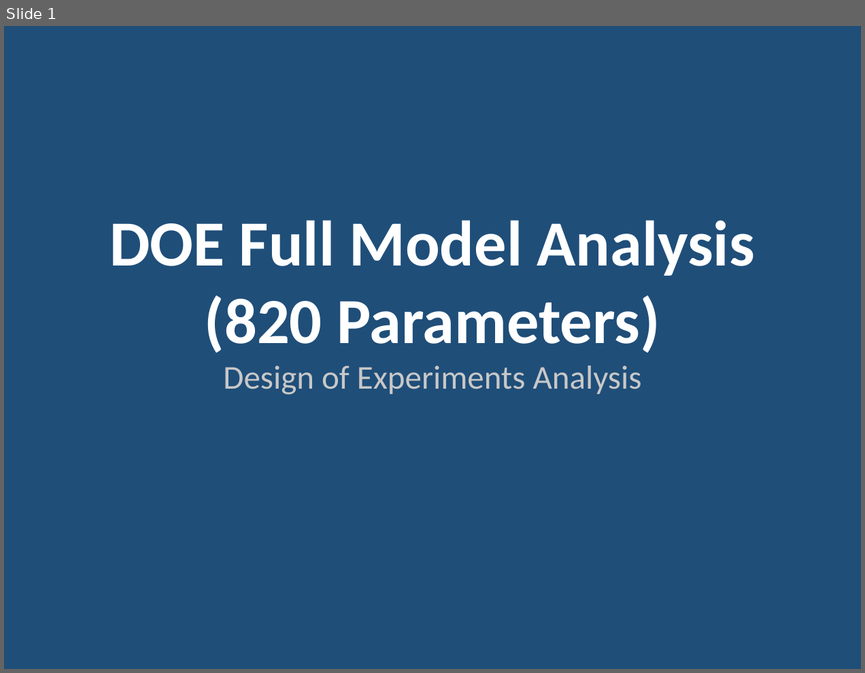
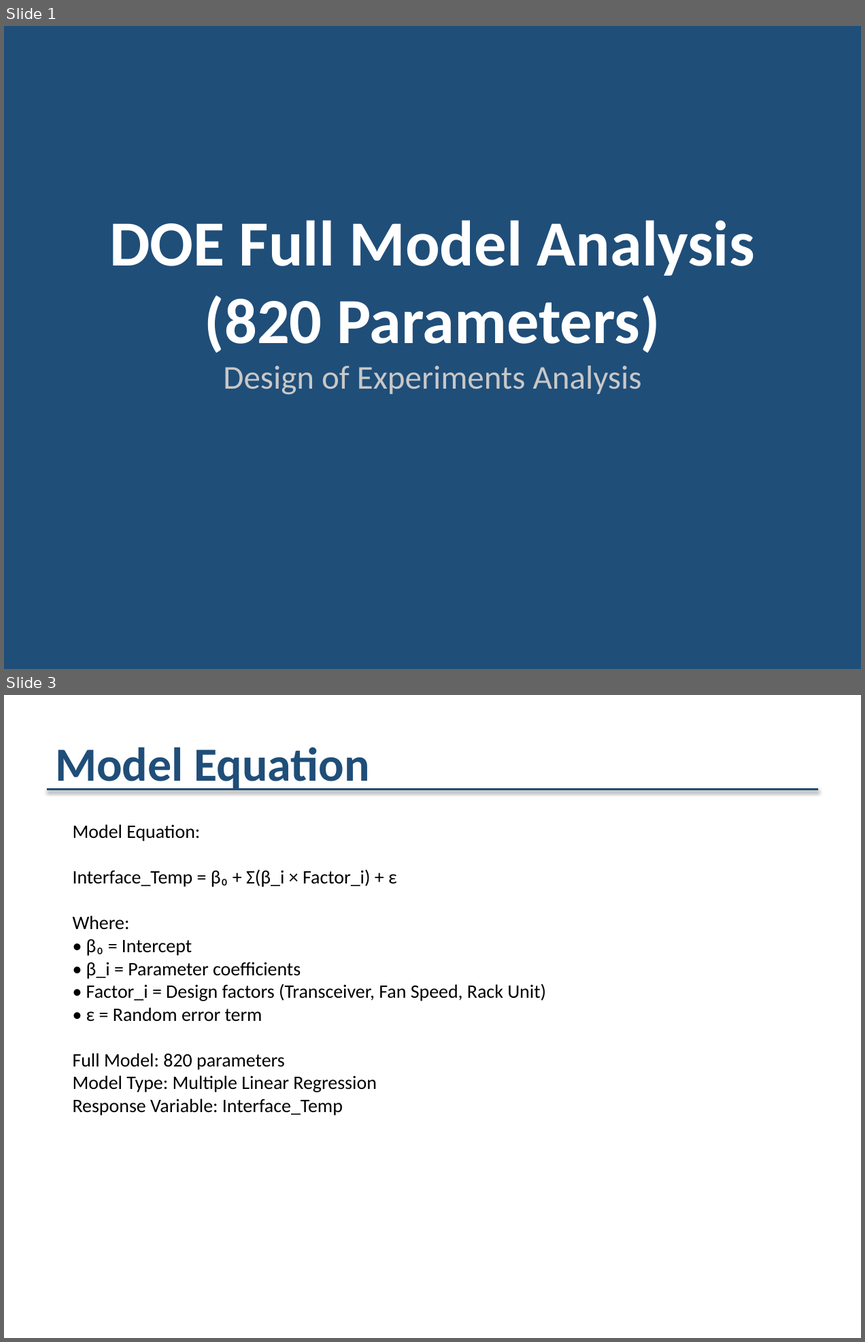
Before and after one commit to VictorBlakeG/doe, a slide deck: outputs/doe_analysis_report.pptx. Shown one above the other, each under a label of ours: slide 1 before the commit, slides 1 and 3 after it; the slides between them are not shown. The pictures are 865x673 and 865x1342 pixels, drawn with LibreOffice and Linux fonts; fonts in the diff are those of the drawing. Boxes give left, top, right and bottom in pixels: in the first picture for what was removed or moved away, otherwise in the second. Text is boxed around its words. In the diff, an @@ line names an element or a change of style, - is before the commit and + after.

Commit message:
Reorganize PowerPoint slides: fit diagram, equation, comparison, ANOVA, LOF, parameters, leverage plots

```diff
--- a/outputs/doe_analysis_report.pptx
+++ b/outputs/doe_analysis_report.pptx
@@ slide 3 added at [4, 695, 861, 1338], background #FFFFFF @@
@@ text added at [55, 747, 370, 792], 40 pt, text #1F4E79, bold @@
+Model Equation
@@ line added from (47, 790) to (818, 790), #1F4E79 2 pt @@
@@ text added at [73, 824, 546, 1115], 16 pt, text #000000 @@
+Model Equation:
+Interface_Temp = β₀ + Σ(β_i × Factor_i) + ε
+Where:
+• β₀ = Intercept
+• β_i = Parameter coefficients
+• Factor_i = Design factors (Transceiver, Fan Speed, Rack Unit)
+• ε = Random error term
+Full Model: 820 parameters
+Model Type: Multiple Linear Regression
+Response Variable: Interface_Temp
```
Also in this commit, not shown: 2 slides changed, 53 other slides added, 22 slides removed, 4 other files.
